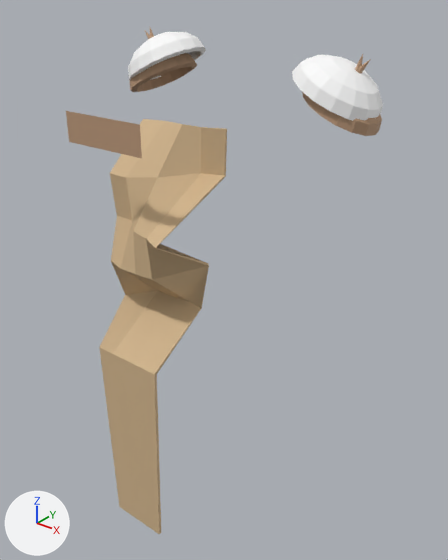
What one commit did to the glTF model hollowmere/Assets/Resources/Models/stalker_chest_2.glb.
Both versions are drawn from a 50 mm camera at (0.637, -0.907, 1.622) aimed at (-0.074, -0.017, 1.07). The lights are fixed; the arrows at lower left show +X, +Y and +Z. The older version comes first. Where no turn or scale is listed for an object, it has been applied to the vertices. Vertices at exactly the same position are counted once.

In view in the first picture: 'stalker_chest_2'.
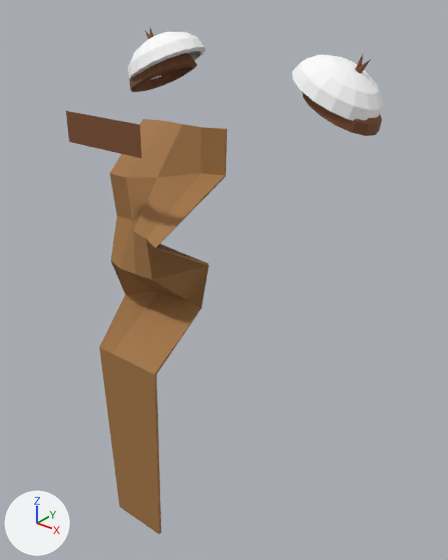
Pixel boxes (x1, y1, x2, y2) of what changed, in the pictures (448 x 560 px):
'stalker_chest_2', recoloured, surface changed (beige to brown): (66, 28, 382, 534) in both
part 1 of me_p, recoloured: (66, 28, 382, 158) in both
part 2 of me_p, recoloured (beige to brown): (99, 119, 227, 534) in both

Edits to the bpy script that builds the scene:
```text
Add img_stalker_chest_2_palette:
    img_stalker_chest_2_palette = load_image('stalker_chest_2_palette', '_unpacked/stalker_chest_2_palette', 256, 256, 'sRGB')
Add mat_stalker_chest_2_mat:
    mat_stalker_chest_2_mat = principled_material('stalker_chest_2_mat')
    mat_stalker_chest_2_mat.texture = img_stalker_chest_2_palette
    mat_stalker_chest_2_mat.roughness = 0.8
Change me_p:
    where me_p.from_pydata(...)  # 668 vertices, 1272 faces; spans x -0.37..0.168, y -0.274..0.184, z 0.584..1.536
    used by ob_stalker_chest_2; location = (0.0, 0.0, 0.0)
    remove me_p.materials.append(mat_main)  # white #ffffff
    me_p part 1: all 544 faces that had it switch from mat_trim (beige #ba9779) to mat_stalker_chest_2_mat (picture img_stalker_chest_2_palette)
    me_p part 2: all 216 faces that had it switch from mat_cloth (beige #d1b58d) to mat_stalker_chest_2_mat (picture img_stalker_chest_2_palette)
    me_p part 3: texture (UV) coordinates changed
```
